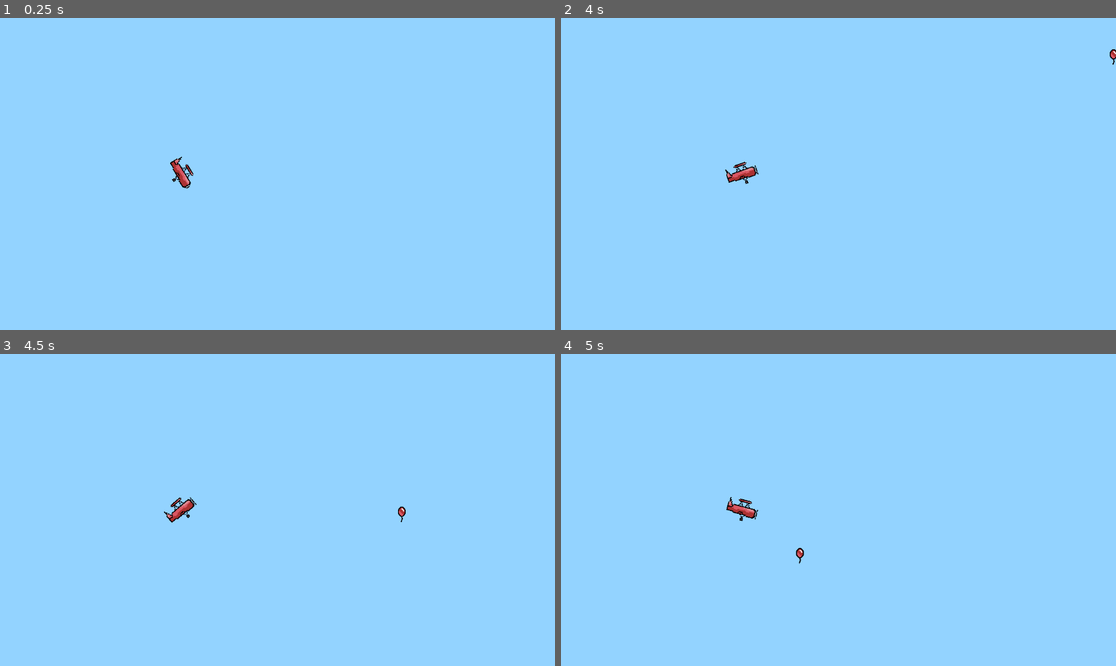
Above: before the commit, frames 1-4 (two rows, left to right).
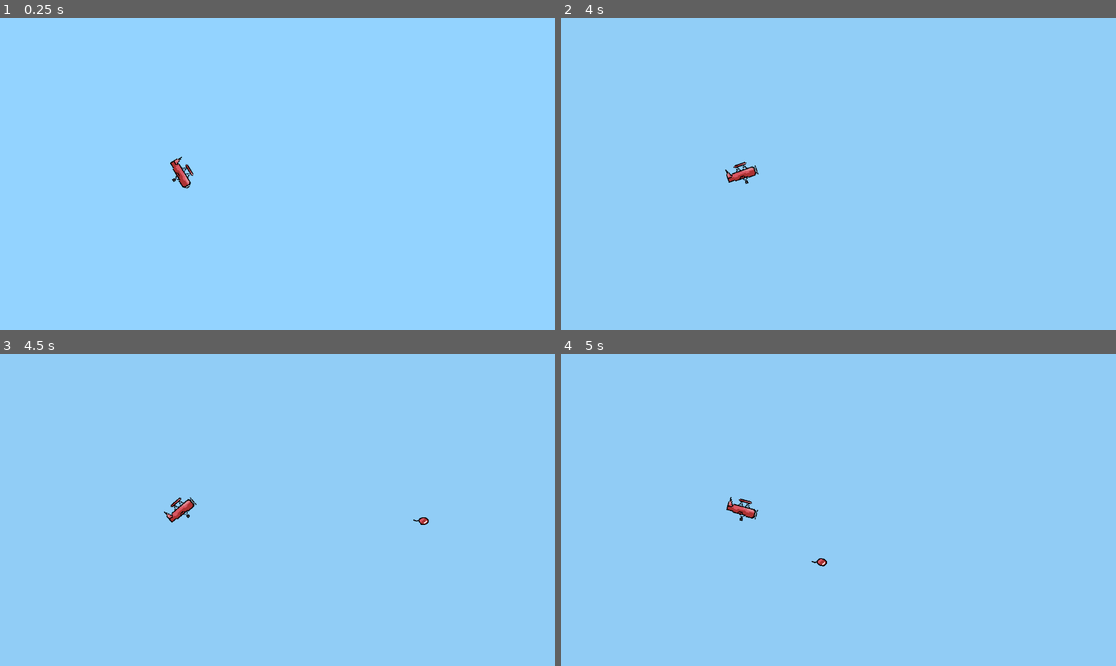
Above: after the commit, the same moments.

Repository: ShellShift/turbulence
Game: Godot game, scene res://scenes/game.tscn
The game is run twice, just before and just after one commit, with the same random seed, the same clock (stepped at 60 frames per second) and the same inputs.
Inputs:
- Up to frame 1 (0.25 s): no input
- Up to frame 2 (4 s): hold Space (fly) 0.53-1.28 s; tap Space (fly) at 1.35, 2.85 s; hold Space (fly) 2.03-2.78 s; hold Space (fly) from 3.53 s (still down)
- Up to frame 3 (4.5 s): release Space (fly) at 4.28 s; tap Space (fly) at 4.35 s
- Up to frame 4 (5 s): no input

Frame 1 is identical in both runs. In frame 2, less than 0.1% of the frame differs, in the area x 98-100%, y 10-15%; in frame 3, less than 0.1%; in frame 4, less than 0.1%, in the area x 42-48%, y 62-69%.

Commit message:
Lose menu, particles, camera shake

Diff:
--- /dev/null
+++ b/graphics/ui_theme.tres
@@ -0,0 +1,7 @@
+[gd_resource type="Theme" load_steps=2 format=3 uid="uid://b700dh1v6ohvy"]
+
+[ext_resource type="FontFile" uid="uid://db71cti55fex3" path="res://graphics/Handjet.ttf" id="1_erhb6"]
+
+[resource]
+default_font = ExtResource("1_erhb6")
+default_font_size = 64
--- a/prefabs/balloon.tscn
+++ b/prefabs/balloon.tscn
@@ -6,8 +6,9 @@
 [sub_resource type="RectangleShape2D" id="RectangleShape2D_s4enp"]
 size = Vector2(7, 16)
 
-[node name="Ballon" type="Area2D"]
+[node name="Balloon" type="Area2D"]
 script = ExtResource("1_u5chy")
+particle = "balloon"
 
 [node name="Sprite" type="Sprite2D" parent="."]
 scale = Vector2(0.5, 0.5)
--- /dev/null
+++ b/prefabs/particles/balloon.tscn
@@ -0,0 +1,26 @@
+[gd_scene load_steps=3 format=3 uid="uid://djx334xgkjfg4"]
+
+[ext_resource type="Texture2D" uid="uid://ha3oa126p0uu" path="res://graphics/sprites/circle.png" id="1_jpnt4"]
+
+[sub_resource type="Curve" id="Curve_kt3nk"]
+_data = [Vector2(0, 1), 0.0, 0.0, 0, 0, Vector2(1, 0), 0.0, 0.0, 0, 0]
+point_count = 2
+
+[node name="CPUParticles" type="CPUParticles2D"]
+emitting = false
+amount = 25
+one_shot = true
+explosiveness = 1.0
+randomness = 1.0
+lifetime_randomness = 1.0
+texture = ExtResource("1_jpnt4")
+spread = 180.0
+gravity = Vector2(0, 0)
+initial_velocity_min = 125.0
+initial_velocity_max = 250.0
+damping_min = 500.0
+damping_max = 500.0
+scale_amount_min = 0.5
+scale_amount_max = 0.5
+scale_amount_curve = SubResource("Curve_kt3nk")
+color = Color(1, 0, 0, 1)
--- /dev/null
+++ b/prefabs/particles/rock.tscn
@@ -0,0 +1,26 @@
+[gd_scene load_steps=3 format=3 uid="uid://brab28jq5bbvl"]
+
+[ext_resource type="Texture2D" uid="uid://ha3oa126p0uu" path="res://graphics/sprites/circle.png" id="1_1gwqr"]
+
+[sub_resource type="Curve" id="Curve_kt3nk"]
+_data = [Vector2(0, 1), 0.0, 0.0, 0, 0, Vector2(1, 0), 0.0, 0.0, 0, 0]
+point_count = 2
+
+[node name="CPUParticles" type="CPUParticles2D"]
+emitting = false
+amount = 25
+one_shot = true
+explosiveness = 1.0
+randomness = 1.0
+lifetime_randomness = 1.0
+texture = ExtResource("1_1gwqr")
+spread = 180.0
+gravity = Vector2(0, 0)
+initial_velocity_min = 125.0
+initial_velocity_max = 250.0
+damping_min = 500.0
+damping_max = 500.0
+scale_amount_min = 0.5
+scale_amount_max = 0.5
+scale_amount_curve = SubResource("Curve_kt3nk")
+color = Color(0.4675, 0.479875, 0.55, 1)
--- a/prefabs/rock.tscn
+++ b/prefabs/rock.tscn
@@ -1,17 +1,18 @@
 [gd_scene load_steps=4 format=3 uid="uid://cq6bvm8gcv3ro"]
 
 [ext_resource type="Script" path="res://scripts/rock.gd" id="1_653mf"]
-[ext_resource type="Texture2D" uid="uid://cnn5rpr6ehtwk" path="res://graphics/sprites/square.png" id="1_a1a3i"]
+[ext_resource type="Texture2D" uid="uid://qkarigyi58bd" path="res://graphics/sprites/rock.png" id="2_64ufd"]
 
 [sub_resource type="RectangleShape2D" id="RectangleShape2D_s4enp"]
-size = Vector2(16, 16)
+size = Vector2(14, 8)
 
 [node name="Rock" type="Area2D"]
 script = ExtResource("1_653mf")
+particle = "rock"
 
 [node name="Sprite" type="Sprite2D" parent="."]
 scale = Vector2(0.5, 0.5)
-texture = ExtResource("1_a1a3i")
+texture = ExtResource("2_64ufd")
 
 [node name="CollisionShape" type="CollisionShape2D" parent="."]
 shape = SubResource("RectangleShape2D_s4enp")
--- /dev/null
+++ b/prefabs/scenes.tscn
@@ -0,0 +1,73 @@
+[gd_scene load_steps=6 format=3 uid="uid://s84eeyukb6oy"]
+
+[ext_resource type="Script" path="res://scripts/scenes.gd" id="1_g0xtq"]
+
+[sub_resource type="Animation" id="Animation_ercqw"]
+resource_name = "slide_in"
+tracks/0/type = "value"
+tracks/0/imported = false
+tracks/0/enabled = true
+tracks/0/path = NodePath("ColorRect:position")
+tracks/0/interp = 1
+tracks/0/loop_wrap = true
+tracks/0/keys = {
+"times": PackedFloat32Array(0, 1),
+"transitions": PackedFloat32Array(-2, 1),
+"update": 0,
+"values": [Vector2(0, -648), Vector2(0, 0)]
+}
+
+[sub_resource type="Animation" id="Animation_ulcwp"]
+length = 0.001
+tracks/0/type = "value"
+tracks/0/imported = false
+tracks/0/enabled = true
+tracks/0/path = NodePath("ColorRect:position")
+tracks/0/interp = 1
+tracks/0/loop_wrap = true
+tracks/0/keys = {
+"times": PackedFloat32Array(0),
+"transitions": PackedFloat32Array(1),
+"update": 0,
+"values": [Vector2(0, -648)]
+}
+
+[sub_resource type="Animation" id="Animation_7gytm"]
+resource_name = "slide_out"
+tracks/0/type = "value"
+tracks/0/imported = false
+tracks/0/enabled = true
+tracks/0/path = NodePath("ColorRect:position")
+tracks/0/interp = 1
+tracks/0/loop_wrap = true
+tracks/0/keys = {
+"times": PackedFloat32Array(0, 1),
+"transitions": PackedFloat32Array(-2, 1),
+"update": 0,
+"values": [Vector2(0, 0), Vector2(0, 648)]
+}
+
+[sub_resource type="AnimationLibrary" id="AnimationLibrary_0qe41"]
+_data = {
+"RESET": SubResource("Animation_ulcwp"),
+"slide_in": SubResource("Animation_ercqw"),
+"slide_out": SubResource("Animation_7gytm")
+}
+
+[node name="Scenes" type="CanvasLayer"]
+layer = 128
+script = ExtResource("1_g0xtq")
+
+[node name="ColorRect" type="ColorRect" parent="."]
+anchors_preset = 15
+anchor_right = 1.0
+anchor_bottom = 1.0
+offset_top = -648.0
+offset_bottom = -648.0
+grow_horizontal = 2
+grow_vertical = 2
+
+[node name="AnimationPlayer" type="AnimationPlayer" parent="."]
+libraries = {
+"": SubResource("AnimationLibrary_0qe41")
+}
--- a/project.godot
+++ b/project.godot
@@ -15,6 +15,11 @@
 config/features=PackedStringArray("4.3")
 config/icon="res://icon.svg"
 
+[autoload]
+
+Particles="*res://scripts/particles.gd"
+Scenes="*res://prefabs/scenes.tscn"
+
 [input]
 
 fly={
--- a/scenes/game.tscn
+++ b/scenes/game.tscn
@@ -1,11 +1,184 @@
-[gd_scene load_steps=5 format=3 uid="uid://xrkcj0ayqrqn"]
+[gd_scene load_steps=16 format=3 uid="uid://xrkcj0ayqrqn"]
 
 [ext_resource type="PackedScene" uid="uid://bxxdclsou0bic" path="res://prefabs/plane.tscn" id="1_3i0em"]
 [ext_resource type="Script" path="res://scripts/camera.gd" id="1_7jmaq"]
+[ext_resource type="FontFile" uid="uid://db71cti55fex3" path="res://graphics/Handjet.ttf" id="1_7rr75"]
+[ext_resource type="Script" path="res://scripts/lose_menu.gd" id="2_fpu3c"]
 [ext_resource type="Script" path="res://scripts/spawner.gd" id="3_l7hnn"]
 [ext_resource type="PackedScene" uid="uid://d2rikdh5x743t" path="res://prefabs/balloon.tscn" id="4_26pqh"]
+[ext_resource type="PackedScene" uid="uid://cq6bvm8gcv3ro" path="res://prefabs/rock.tscn" id="5_lscy8"]
+
+[sub_resource type="StyleBoxEmpty" id="StyleBoxEmpty_r6p3o"]
+
+[sub_resource type="StyleBoxFlat" id="StyleBoxFlat_im18e"]
+bg_color = Color(0.306923, 0.306923, 0.306923, 1)
+border_width_left = 5
+border_width_top = 5
+border_width_right = 5
+border_width_bottom = 5
+border_color = Color(0, 0, 0, 1)
+expand_margin_left = 20.0
+expand_margin_top = 20.0
+expand_margin_right = 20.0
+expand_margin_bottom = 20.0
+
+[sub_resource type="StyleBoxFlat" id="StyleBoxFlat_3k7mb"]
+bg_color = Color(0, 0, 0, 1)
+border_width_left = 5
+border_width_top = 5
+border_width_right = 5
+border_width_bottom = 5
+border_color = Color(1, 1, 1, 1)
+expand_margin_left = 20.0
+expand_margin_top = 20.0
+expand_margin_right = 20.0
+expand_margin_bottom = 20.0
+
+[sub_resource type="StyleBoxFlat" id="StyleBoxFlat_5qojt"]
+bg_color = Color(1, 1, 1, 1)
+border_width_left = 5
+border_width_top = 5
+border_width_right = 5
+border_width_bottom = 5
+border_color = Color(0, 0, 0, 1)
+expand_margin_left = 20.0
+expand_margin_top = 20.0
+expand_margin_right = 20.0
+expand_margin_bottom = 20.0
+
+[sub_resource type="Theme" id="Theme_81lks"]
+default_font = ExtResource("1_7rr75")
+default_font_size = 64
+Button/colors/font_pressed_color = Color(0, 0, 0, 1)
+Button/styles/focus = SubResource("StyleBoxEmpty_r6p3o")
+Button/styles/hover = SubResource("StyleBoxFlat_im18e")
+Button/styles/normal = SubResource("StyleBoxFlat_3k7mb")
+Button/styles/pressed = SubResource("StyleBoxFlat_5qojt")
+
+[sub_resource type="Animation" id="Animation_45bcj"]
+resource_name = "slide"
+tracks/0/type = "value"
+tracks/0/imported = false
+tracks/0/enabled = true
+tracks/0/path = NodePath(".:position")
+tracks/0/interp = 1
+tracks/0/loop_wrap = true
+tracks/0/keys = {
+"times": PackedFloat32Array(0, 1),
+"transitions": PackedFloat32Array(-2, 1),
+"update": 0,
+"values": [Vector2(0, -648), Vector2(0, 0)]
+}
+tracks/1/type = "value"
+tracks/1/imported = false
+tracks/1/enabled = true
+tracks/1/path = NodePath(".:visible")
+tracks/1/interp = 1
+tracks/1/loop_wrap = true
+tracks/1/keys = {
+"times": PackedFloat32Array(0),
+"transitions": PackedFloat32Array(1),
+"update": 1,
+"values": [true]
+}
+
+[sub_resource type="Animation" id="Animation_65uy4"]
+length = 0.001
+tracks/0/type = "value"
+tracks/0/imported = false
+tracks/0/enabled = true
+tracks/0/path = NodePath(".:position")
+tracks/0/interp = 1
+tracks/0/loop_wrap = true
+tracks/0/keys = {
+"times": PackedFloat32Array(0),
+"transitions": PackedFloat32Array(1),
+"update": 0,
+"values": [Vector2(0, -648)]
+}
+tracks/1/type = "value"
+tracks/1/imported = false
+tracks/1/enabled = true
+tracks/1/path = NodePath(".:visible")
+tracks/1/interp = 1
+tracks/1/loop_wrap = true
+tracks/1/keys = {
+"times": PackedFloat32Array(0),
+"transitions": PackedFloat32Array(1),
+"update": 1,
+"values": [false]
+}
+
+[sub_resource type="AnimationLibrary" id="AnimationLibrary_aqp2d"]
+_data = {
+"RESET": SubResource("Animation_65uy4"),
+"slide": SubResource("Animation_45bcj")
+}
 
 [node name="Game" type="Node2D"]
+
+[node name="CanvasLayer" type="CanvasLayer" parent="."]
+
+[node name="LoseMenu" type="Panel" parent="CanvasLayer"]
+process_mode = 3
+visible = false
+anchors_preset = 15
+anchor_right = 1.0
+anchor_bottom = 1.0
+offset_top = -648.0
+offset_bottom = -648.0
+grow_horizontal = 2
+grow_vertical = 2
+theme = SubResource("Theme_81lks")
+script = ExtResource("2_fpu3c")
+
+[node name="Label" type="Label" parent="CanvasLayer/LoseMenu"]
+layout_mode = 1
+anchors_preset = 5
+anchor_left = 0.5
+anchor_right = 0.5
+offset_left = -145.5
+offset_top = 65.0
+offset_right = 145.5
+offset_bottom = 173.0
+grow_horizontal = 2
+theme_override_font_sizes/font_size = 96
+text = "You Lost!"
+
+[node name="Restart" type="Button" parent="CanvasLayer/LoseMenu"]
+layout_mode = 1
+anchors_preset = 8
+anchor_left = 0.5
+anchor_top = 0.5
+anchor_right = 0.5
+anchor_bottom = 0.5
+offset_left = -4.0
+offset_top = -4.0
+offset_right = 4.0
+offset_bottom = 4.0
+grow_horizontal = 2
+grow_vertical = 2
+text = "Restart"
+
+[node name="Quit" type="Button" parent="CanvasLayer/LoseMenu"]
+layout_mode = 1
+anchors_preset = 8
+anchor_left = 0.5
+anchor_top = 0.5
+anchor_right = 0.5
+anchor_bottom = 0.5
+offset_left = -46.0
+offset_top = 101.0
+offset_right = 47.0
+offset_bottom = 184.0
+grow_horizontal = 2
+grow_vertical = 2
+text = "Quit"
+
+[node name="AnimationPlayer" type="AnimationPlayer" parent="CanvasLayer/LoseMenu"]
+libraries = {
+"": SubResource("AnimationLibrary_aqp2d")
+}
 
 [node name="Camera" type="Camera2D" parent="." node_paths=PackedStringArray("target")]
 position = Vector2(100, 0)
@@ -13,15 +186,26 @@
 script = ExtResource("1_7jmaq")
 target = NodePath("../Plane")
 off = 100.0
+speed = 0.015
+
+[node name="Storm" type="ColorRect" parent="Camera"]
+offset_left = -432.0
+offset_top = -243.0
+offset_right = 432.0
+offset_bottom = 243.0
+color = Color(0.482353, 0.482353, 0.482353, 0)
 
 [node name="Plane" parent="." instance=ExtResource("1_3i0em")]
 
 [node name="Spawner" type="Node2D" parent="."]
 script = ExtResource("3_l7hnn")
-prefabs = Array[PackedScene]([ExtResource("4_26pqh")])
+prefabs = Array[PackedScene]([ExtResource("4_26pqh"), ExtResource("5_lscy8")])
 offset = Vector2(404, 0)
 time = 2.0
 time_decrease = 0.05
 min_time = 0.25
 min = Vector2(-48, -48)
 max = Vector2(48, 48)
+
+[connection signal="pressed" from="CanvasLayer/LoseMenu/Restart" to="CanvasLayer/LoseMenu" method="restart"]
+[connection signal="pressed" from="CanvasLayer/LoseMenu/Quit" to="CanvasLayer/LoseMenu" method="quit"]
--- a/scripts/camera.gd
+++ b/scripts/camera.gd
@@ -1,7 +1,25 @@
-extends Camera2D
+class_name Camera extends Camera2D
 
+static var instance: Camera2D
+@onready var storm = $Storm
 @export var target: CharacterBody2D
 @export var off: float
+@export var speed: float
+var shake_time: float
+var shake_strength: float
 
-func _process(_delta):
+func _ready():
+	instance = self
+
+func _process(delta):
 	position = target.position + Vector2(off, 0)
+	storm.color.a += delta * speed
+	storm.color.a = clamp(storm.color.a, 0, 1)
+	if shake_time > 0:
+		shake_time -= delta
+		offset = Vector2(randf_range(-shake_strength, shake_strength), randf_range(-shake_strength, shake_strength))
+	else: offset = Vector2.ZERO
+
+static func shake(time = 0.1, strength = 1):
+	instance.shake_time = time
+	instance.shake_strength = strength
--- /dev/null
+++ b/scripts/lose_menu.gd
@@ -0,0 +1,7 @@
+extends Panel
+
+func restart():
+	Scenes.reload()
+
+func quit():
+	Scenes.load_scene("menus")
--- /dev/null
+++ b/scripts/particles.gd
@@ -0,0 +1,13 @@
+extends Node2D
+
+func spawn(path, parent, follow = true):
+	var particle = load("res://prefabs/particles/%s.tscn" % path).instantiate()
+	if follow:
+		parent.add_child(particle)
+	else:
+		particle.position = parent.global_position
+		particle.rotation = parent.global_rotation
+		get_tree().current_scene.add_child(particle)
+	particle.emitting = true
+	await particle.finished
+	particle.queue_free()
--- a/scripts/rock.gd
+++ b/scripts/rock.gd
@@ -1,8 +1,17 @@
 extends Area2D
+
+@export var particle: String
+
+func _ready():
+	rotation = randf_range(-TAU, TAU)
 
 func _on_body_entered(body):
 	body.input_active = false
 	queue_free()
+	Camera.shake()
+	Particles.spawn(particle, self, false)
+	if !$"../CanvasLayer/LoseMenu".visible:
+		$"../CanvasLayer/LoseMenu/AnimationPlayer".play("slide")
 
 func _on_screen_exited():
 	queue_free()
--- /dev/null
+++ b/scripts/scenes.gd
@@ -0,0 +1,16 @@
+extends CanvasLayer
+
+@onready var animation = $AnimationPlayer
+
+func reload():
+	animation.play("slide_in")
+	await animation.animation_finished
+	get_tree().reload_current_scene()
+	animation.play("slide_out")
+
+func load_scene(path):
+	animation.play("slide_in")
+	await animation.animation_finished
+	var packed = load("res://scenes/%s.tscn" % path)
+	get_tree().change_scene_to_packed(packed)
+	animation.play("slide_out")
--- a/scripts/spawner.gd
+++ b/scripts/spawner.gd
@@ -8,10 +8,15 @@
 @export var min_time: float
 @export var min: Vector2
 @export var max: Vector2
+var start_time: float
 var timer: float
+var prefab: int
+
+func _ready():
+	start_time = time
 
 func spawn():
-	var object = prefabs[randi() % len(prefabs)].instantiate()
+	var object = prefabs[prefab].instantiate()
 	var random = Vector2(randf_range(min.x, max.x), randf_range(min.y, max.y))
 	object.position = plane.position + offset.rotated(plane.velocity.angle()) + random
 	add_sibling(object)
@@ -22,4 +27,6 @@
 		timer = 0
 		time -= time_decrease
 		time = clamp(time, min_time, INF)
+		if time <= start_time * .5:
+			prefab = 1
 		spawn()
Binary file added: graphics/Handjet.ttf
Not shown, added: graphics/Handjet.ttf.import
Binary file added: graphics/aseprites/rock.ase
Binary file added: graphics/sprites/rock.png
Not shown, added: graphics/sprites/rock.png.import
